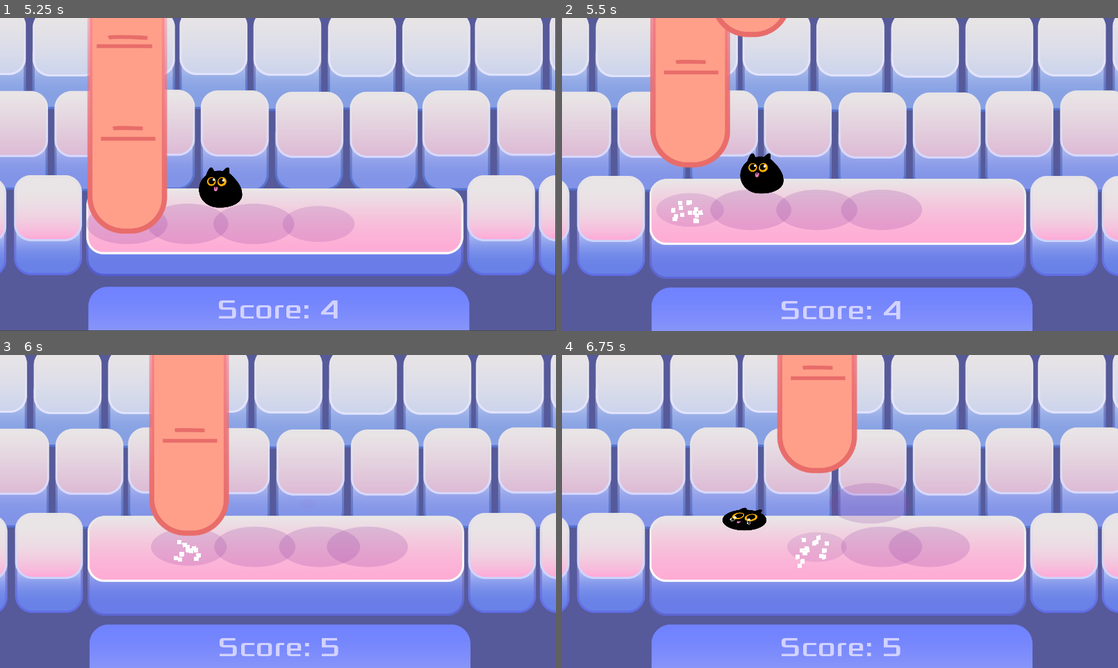
Above: before the commit, frames 1-4 (two rows, left to right).
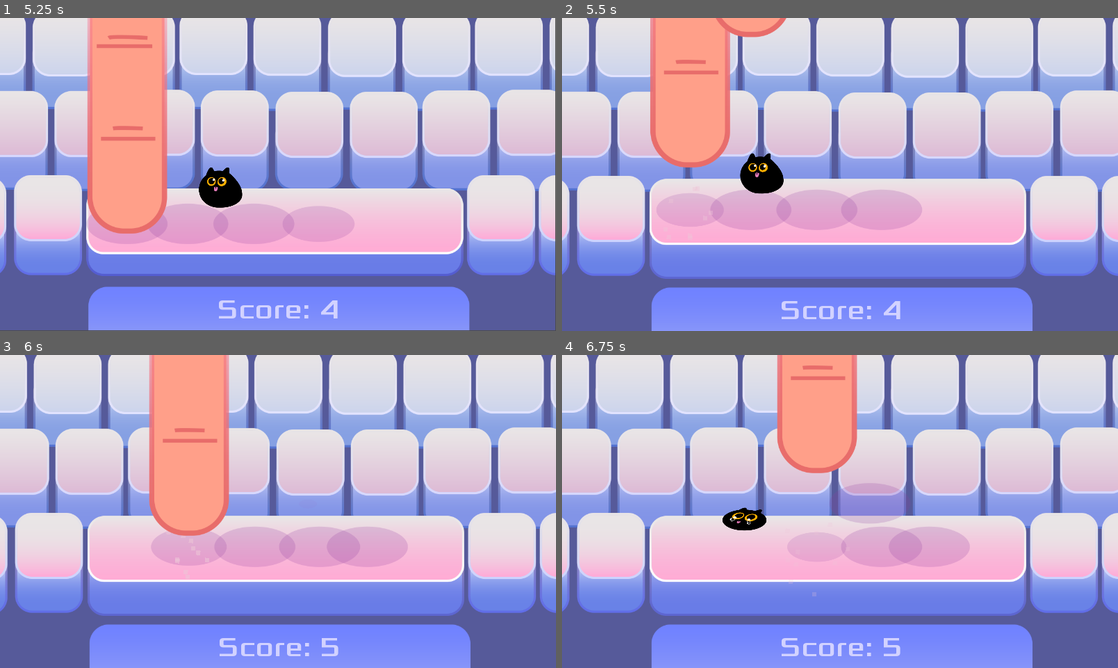
Above: after the commit, the same moments.

Repository: gameraccoon/ludum-dare-54-v2
Game: Godot game, scene res://Main.tscn
Two runs of this game, one before a commit and one after it. Both use one fixed random seed, a clock stepped at 60 frames per second and the inputs below.
Inputs (mouse positions are in pixels of both pictures, inside the frame that each line leads up to):
- Up to frame 1 (5.25 s): click "Start" at 0.5 s; tap Enter (start_game) at 1.25, 2.75, 2.85, 4.25, 5.1 s; move the mouse to (400, 158) at 1.27 s; hold Right (move_right) 1.28-2.03 s; hold Shift (Dash) 1.28-2.03 s; click (400, 158) at 1.42 s; move the mouse to (166, 190) at 2.02 s; hold Down (move_down) 2.03-2.78 s; tap Space (space) at 2.1 s; move the mouse to (333, 105) at 2.77 s; hold Right (move_right) 2.78-3.53 s; move the mouse to (250, 237) at 3.52 s; hold Up (move_up) 3.53-4.28 s; tap Shift (Dash) at 3.6 s; click (250, 237) at 3.67 s; move the mouse to (444, 221) at 4.27 s; hold Space (space) 4.28-5.03 s; hold Left (move_left) from 4.28 s (still down); move the mouse to (111, 127) at 5.02 s
- Up to frame 2 (5.5 s): keep holding Left (move_left)
- Up to frame 3 (6 s): move the mouse to (305, 511) at 5.77 s; release Left (move_left) at 5.78 s; hold Down (move_down) from 5.78 s (still down); hold Shift (Dash) from 5.78 s (still down); click (305, 511) at 5.92 s
- Up to frame 4 (6.75 s): move the mouse to (756, 433) at 6.52 s; release Down (move_down) at 6.53 s; release Shift (Dash) at 6.53 s; hold Right (move_right) from 6.53 s (still down); tap Space (space) at 6.6 s

Frame 1 is identical in both runs. In frame 2, 0.1% of the frame differs, in the area x 19-26%, y 58-66%; in frame 3, 0.1%; in frame 4, 0.2%, in the area x 42-48%, y 57-78%.

Commit message:
Change finger particle to be not that visible

Diff:
--- a/fingers/FingerParticle.tscn
+++ b/fingers/FingerParticle.tscn
@@ -8,26 +8,27 @@
 _data = [ Vector2( 0, 1 ), 0.0, 0.0, 0, 0, Vector2( 1, 1 ), 0.0, 0.0, 0, 0 ]
 
 [sub_resource type="Gradient" id=1]
-offsets = PoolRealArray( 0.631285, 1 )
+offsets = PoolRealArray( 0.402235, 1 )
 colors = PoolColorArray( 1, 1, 1, 1, 0.988235, 0.988235, 0.988235, 0 )
 
 [node name="Node2D" type="Node2D"]
 script = ExtResource( 1 )
 
 [node name="Particles2D" type="CPUParticles2D" parent="."]
-rotation = -7.95328
 emitting = false
-amount = 15
-lifetime = 0.75
+amount = 10
+lifetime = 0.5
 one_shot = true
 explosiveness = 1.0
-spread = 120.0
-gravity = Vector2( 0, 0 )
-initial_velocity = 100.0
+direction = Vector2( 0, -1 )
+spread = 180.0
+gravity = Vector2( 0, 50 )
+initial_velocity = 200.0
 initial_velocity_random = 0.68
 angular_velocity = -10.0
 linear_accel_curve = SubResource( 2 )
 radial_accel = -5.56
 radial_accel_random = 0.18
 scale_amount = 10.0
+color = Color( 0.937255, 0.780392, 0.85098, 1 )
 color_ramp = SubResource( 1 )
--- a/scripts/FingerSpawner.gd
+++ b/scripts/FingerSpawner.gd
@@ -11,8 +11,8 @@
 func finger_stroke_callback(finger_pos: Vector2):
 	emit_signal("finger_stroke")
 	var finger_bang = particles_prefub.instance()
-	finger_bang.position = finger_pos
-	add_child(finger_bang)
+	finger_bang.position = finger_pos - Vector2(0.0, 1.0)
+	get_node(fingers_root).add_child(finger_bang)
 
 func strike_finger_at(position: Vector2):
 	var new_finger = finger_prefub.instance()
